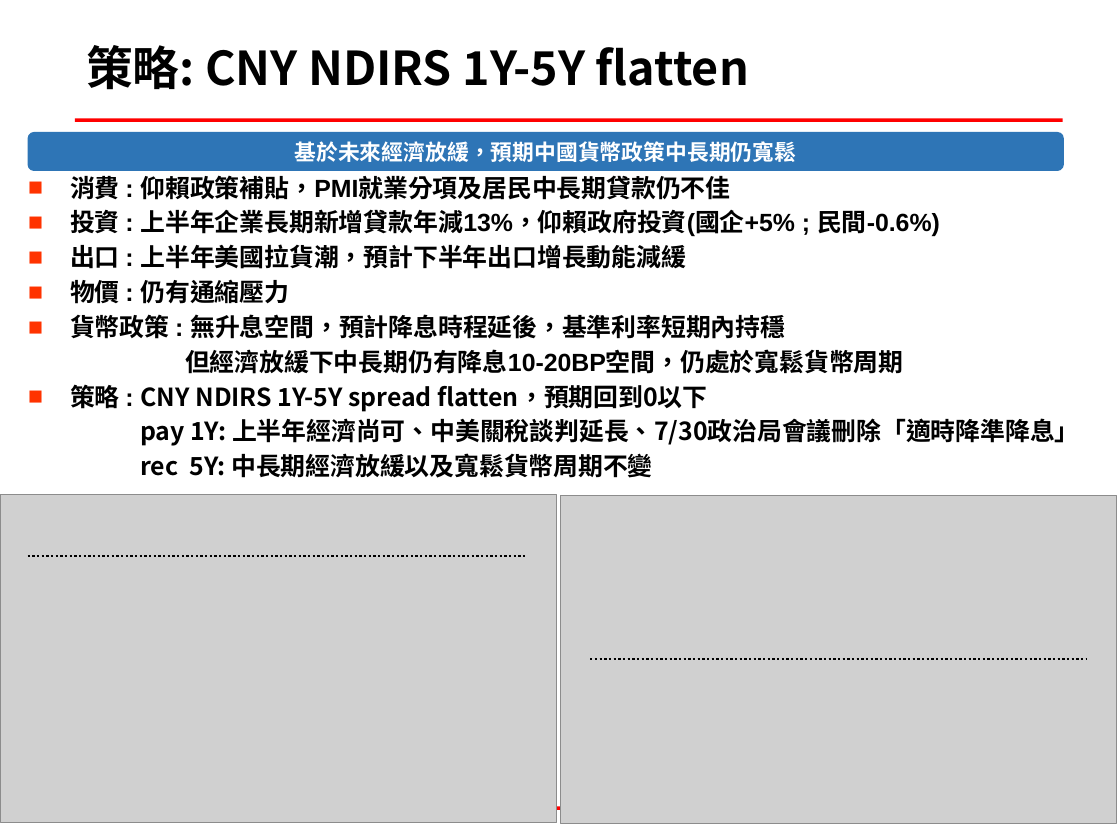
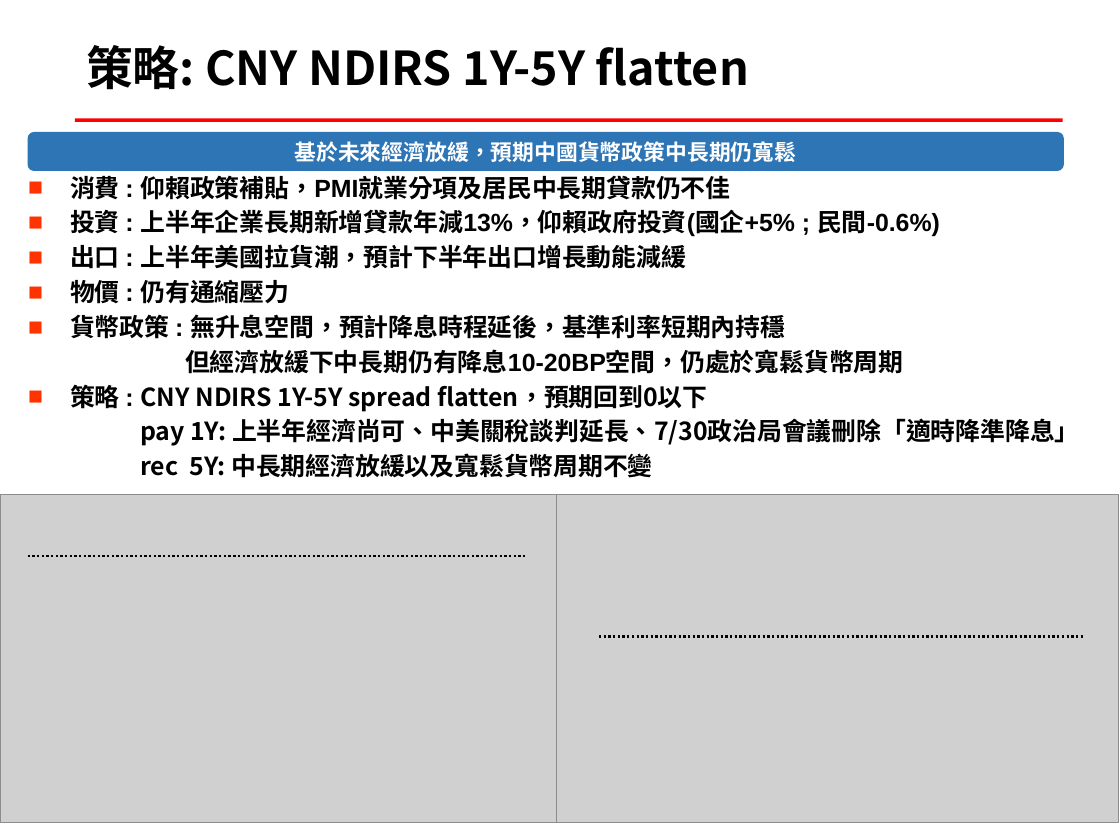
Before and after one commit to mark838308/Mark-Wang, a slide deck: slide 1 of CNY NDIRS 1Y-5Y flatten.pptx. Drawn at 1120x840 pixels with LibreOffice and Linux fonts; fonts in the diff are those of the drawing; grey boxes stand for pictures; background and template pictures are left out. Boxes give left, top, right and bottom in pixels: in the first picture for what was removed or moved away, otherwise in the second. Text is boxed around its words. In the diff, an @@ line names an element or a change of style, - is before the commit and + after.

```diff
--- a/CNY NDIRS 1Y-5Y flatten.pptx
+++ b/CNY NDIRS 1Y-5Y flatten.pptx
@@ picture: place and size @@
-picture at bbox=[561, 495, 1118, 823]
+picture at bbox=[557, 494, 1119, 822]
@@ line moved from (590, 659) - (1088, 659) to (599, 636) - (1084, 636) @@
@@ line removed from (590, 660) to (1088, 660) @@
```
Also in this commit, not shown: 1 other slide changed, 1 other file.
